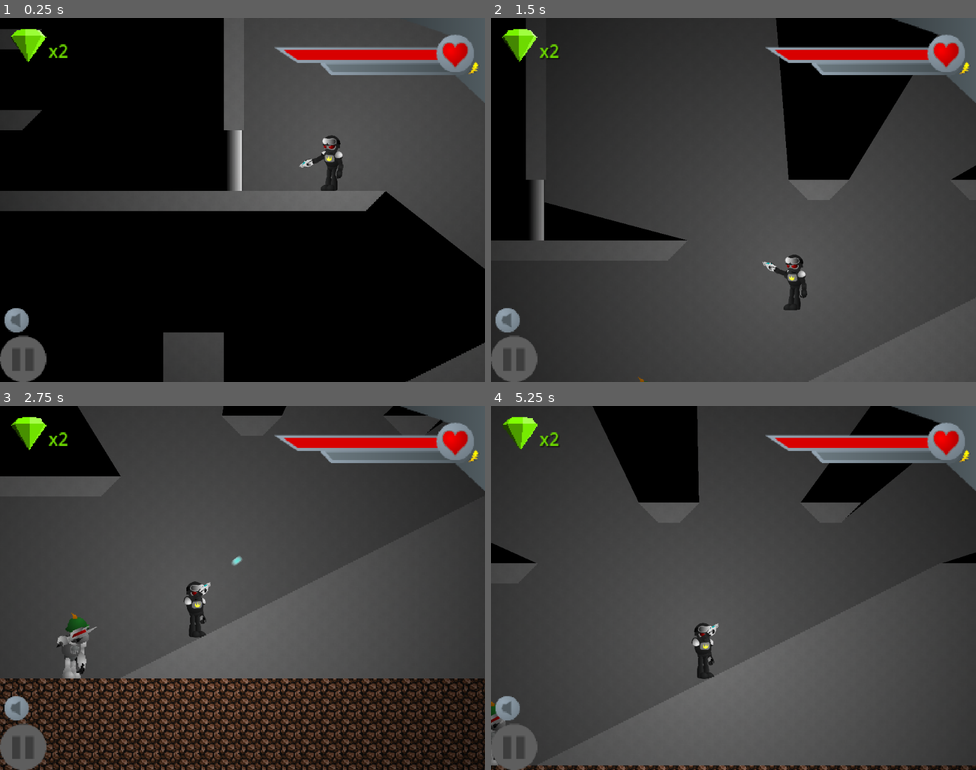
Above: before the commit, frames 1-4 (two rows, left to right).
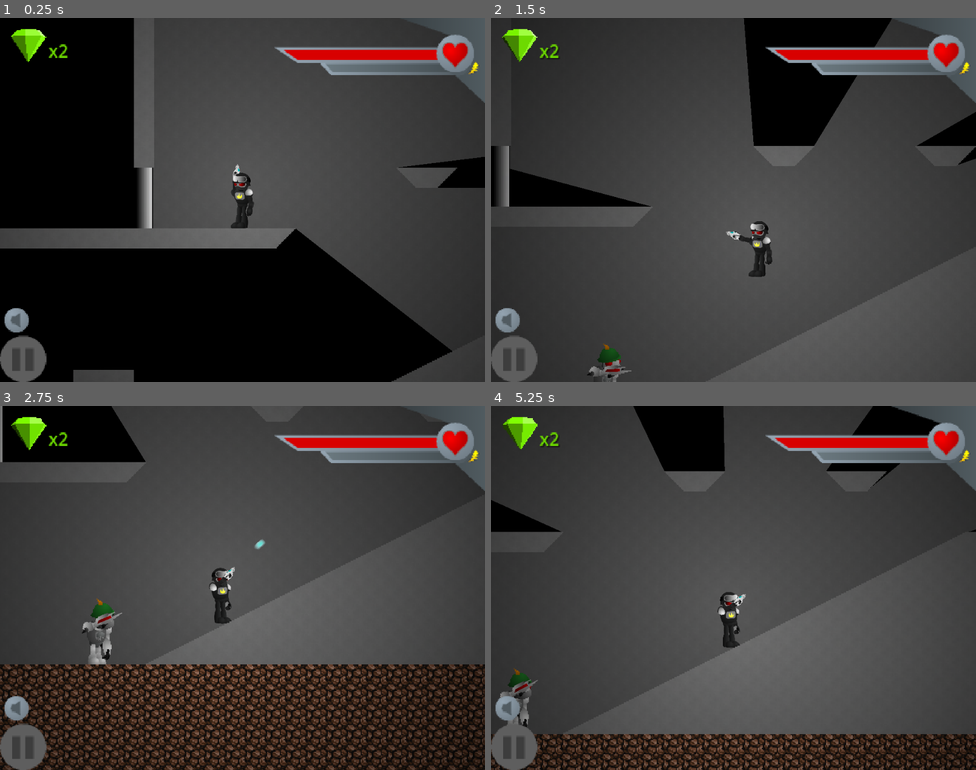
Above: after the commit, the same moments.

Repository: HMI-Studios/Skylands-WFA
Game: Godot game, scene res://scenes/Main.tscn
The game is run twice, just before and just after one commit, with the same random seed, the same clock (stepped at 60 frames per second) and the same inputs. Sound files missing from this copy of the repository are replaced by a short silence.
Inputs (mouse positions are in pixels of both pictures, inside the frame that each line leads up to):
- Up to frame 1 (0.25 s): no input
- Up to frame 2 (1.5 s): tap Enter (ui_accept) at 0.5 s; move the mouse to (840, 181) at 0.52 s; hold Space (shoot) 0.53-1.28 s; hold D (move_right) from 0.53 s (still down); tap W (jump) at 0.77 s; move the mouse to (636, 218) at 1.27 s; tap Space (shoot) at 1.35 s
- Up to frame 3 (2.75 s): tap W (jump) at 1.52 s; move the mouse to (291, 507) at 2.02 s; release D (move_right) at 2.03 s; hold A (move_left) from 2.03 s (still down); hold Space (shoot) from 2.03 s (still down)
- Up to frame 4 (5.25 s): move the mouse to (709, 660) at 2.77 s; release A (move_left) at 2.78 s; release Space (shoot) at 2.78 s; hold D (move_right) 2.78-4.28 s; tap Space (shoot) at 2.85, 4.35 s; tap W (jump) at 3.02, 3.77, 4.52 s; move the mouse to (879, 642) at 3.52 s; hold Space (shoot) 3.53-4.28 s; move the mouse to (588, 533) at 4.27 s; hold A (move_left) 4.28-5.03 s; move the mouse to (757, 588) at 5.02 s; hold D (move_right) from 5.03 s (still down); hold Space (shoot) from 5.03 s (still down)

The runs differ from the first frame. In frame 1, 30% of the frame differs, in the area x 0-100%, y 0-100%; in frame 2, 16%; in frame 3, 21%; in frame 4, 18%.
Error before the commit: Invalid assignment of property or key 'position' with value of type 'Vector2' on a base object of type 'null instance'. (res://scripts/Level.gd:28)

Commit message:
improve camera smoothing

Diff:
--- a/project/scenes/Main.tscn
+++ b/project/scenes/Main.tscn
@@ -31,9 +31,9 @@
 texture = ExtResource("3_m6srh")
 texture_scale = 20.0
 
-[node name="Camera2D" type="Camera2D" parent="."]
+[node name="Camera" type="Camera2D" parent="."]
+unique_name_in_owner = true
 zoom = Vector2(2.5, 2.5)
-position_smoothing_enabled = true
 script = ExtResource("3_3x1oi")
 
 [node name="HUD" parent="." instance=ExtResource("4_x3ds7")]
--- a/project/scenes/Player.tscn
+++ b/project/scenes/Player.tscn
@@ -4,7 +4,7 @@
 [ext_resource type="PackedScene" uid="uid://c1qc8yhb5ng87" path="res://scenes/CharacterRig.tscn" id="2_q3yxq"]
 
 [sub_resource type="RectangleShape2D" id="RectangleShape2D_ytk7r"]
-size = Vector2(74, 265)
+size = Vector2(80, 265)
 
 [node name="Player" type="CharacterBody2D"]
 script = ExtResource("1_yiqff")
@@ -13,5 +13,5 @@
 position = Vector2(-4.76837e-07, 2)
 
 [node name="HitBox" type="CollisionShape2D" parent="."]
-position = Vector2(5, -19)
+position = Vector2(0, -19)
 shape = SubResource("RectangleShape2D_ytk7r")
--- a/project/scripts/Camera.gd
+++ b/project/scripts/Camera.gd
@@ -1,10 +1,9 @@
 extends Camera2D
 
 
-func _ready():
-    position = %Player.position
+@export var cam_speed = 500
 
 
-func _process(delta):
+func _physics_process(delta):
     var diff = %Player.position - position
-    position += diff * 0.1
+    position += (diff * 0.1).limit_length(cam_speed * delta)
--- a/project/scripts/Player.gd
+++ b/project/scripts/Player.gd
@@ -28,7 +28,6 @@
     # var character_rig_scene = load("res://CharacterRig.tscn")
     animation_player = get_node("CharacterRig/AnimationPlayer")
     # animation_player.connect("animation_finished", self._on_animation_finished)
-    position = %World.get_spawn_pos()
     is_gun_in_right_hand = true
     near_gun.add_child(gun)
 #    gun.position = Vector2(0, 65)
--- a/project/scripts/entities/BipedRig.gd
+++ b/project/scripts/entities/BipedRig.gd
@@ -54,17 +54,13 @@
             aim_vec = (pos - near_hand.global_position).normalized()
             aim_angle = aim_vec.angle()
         var diff = (aim_angle - PI/2) - near_arm.rotation
-        print(diff)
         diff = fmod(diff + PI, PI*2) - PI
-        print(diff, ' ', aim_angle, ' ', near_arm.rotation)
         if abs(diff) > aim_speed * delta:
-            print(aim_speed * delta * sign(diff))
             near_arm.rotation += aim_speed * delta * sign(diff)
             return_vec = Vector2(0, 1).rotated(near_arm.rotation)
         else:
             near_arm.rotation += diff
             return_vec = aim_vec
-        print(rad_to_deg(near_arm.rotation))
         far_arm.rotation = 0
         near_hand.rotation = 0.1
     else:
@@ -73,14 +69,12 @@
             aim_angle = aim_vec.angle()
         var diff = (-aim_angle + PI/2) - far_arm.rotation
         diff = fmod(diff + PI, PI*2) - PI
-        print(rad_to_deg(diff), ' ', rad_to_deg(aim_angle), ' ', rad_to_deg(far_arm.rotation))
         if abs(diff) > aim_speed * delta:
             far_arm.rotation += aim_speed * delta * sign(diff)
             return_vec = Vector2(0, 1).rotated(far_arm.rotation)
         else:
             far_arm.rotation += diff
             return_vec = aim_vec
-        print(rad_to_deg(far_arm.rotation))
         near_arm.rotation = 0
         far_hand.rotation = 0.1
 
